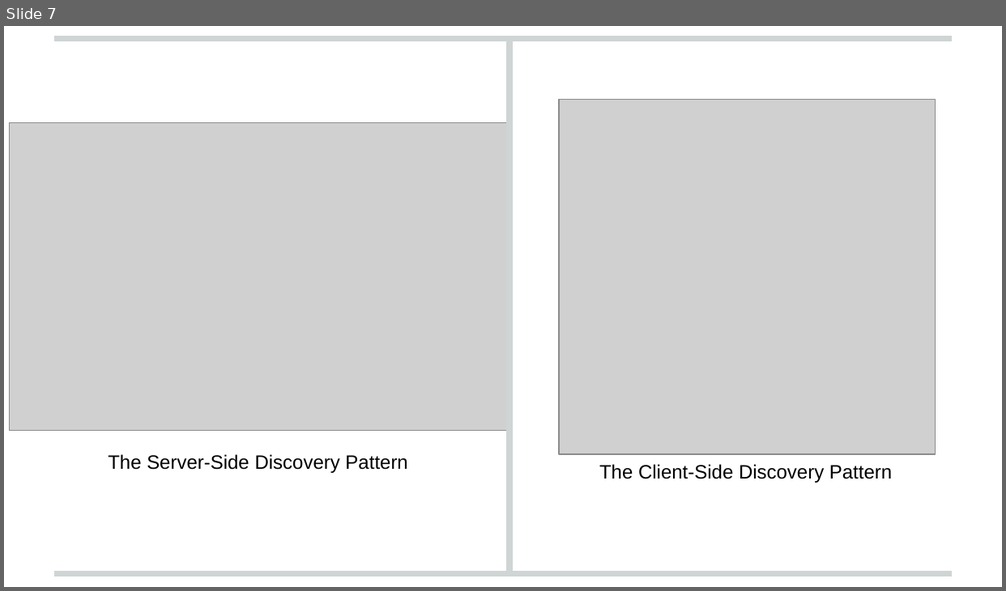
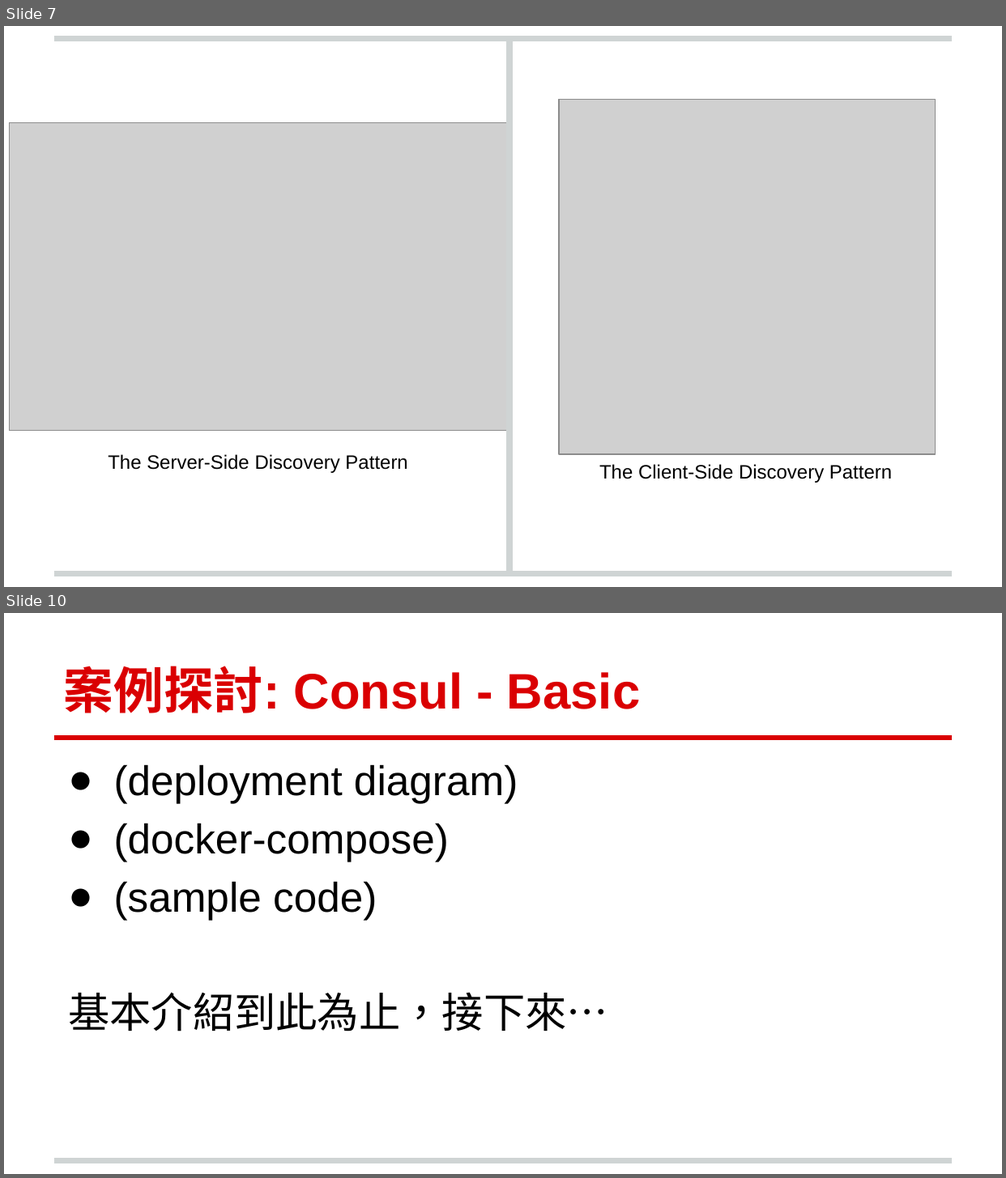
Before and after one commit to andrew0928/Meetup, a slide deck: 20180911.DevOpsDaysTaipei2018/Andrew-ServiceDiscovery (簡報).pptx. Shown one above the other, each under a label of ours: slide 7 before the commit, slides 7 and 10 after it; the slides between them are not shown. The pictures are 1006x591 and 1006x1178 pixels, drawn with LibreOffice and Linux fonts; fonts in the diff are those of the drawing; grey boxes stand for pictures; background and template pictures are left out. Boxes give left, top, right and bottom in pixels: in the first picture for what was removed or moved away, otherwise in the second. Text is boxed around its words. In the diff, an @@ line names an element or a change of style, - is before the commit and + after.

```diff
--- a/20180911.DevOpsDaysTaipei2018/Andrew-ServiceDiscovery (簡報).pptx
+++ b/20180911.DevOpsDaysTaipei2018/Andrew-ServiceDiscovery (簡報).pptx
@@ slide 10 added at (4, 613, 1002, 1174), background #FFFFFF; not listed: 1 template element that a slide beside it also shows @@
@@ title added at (64, 666, 640, 713), 36 pt, text #DA0002, bold @@
+案例探討: Consul - Basic
@@ line added from (54, 738) to (952, 738), #DA0002 4 pt @@
@@ text added at (68, 764, 608, 1032), 30 pt, text #000000 @@
+● (deployment diagram)
+● (docker-compose)
+● (sample code)
+基本介紹到此為止，接下來…
```
Also in this commit, not shown: 1 slide changed, 24 other slides added, 1 slide removed.
